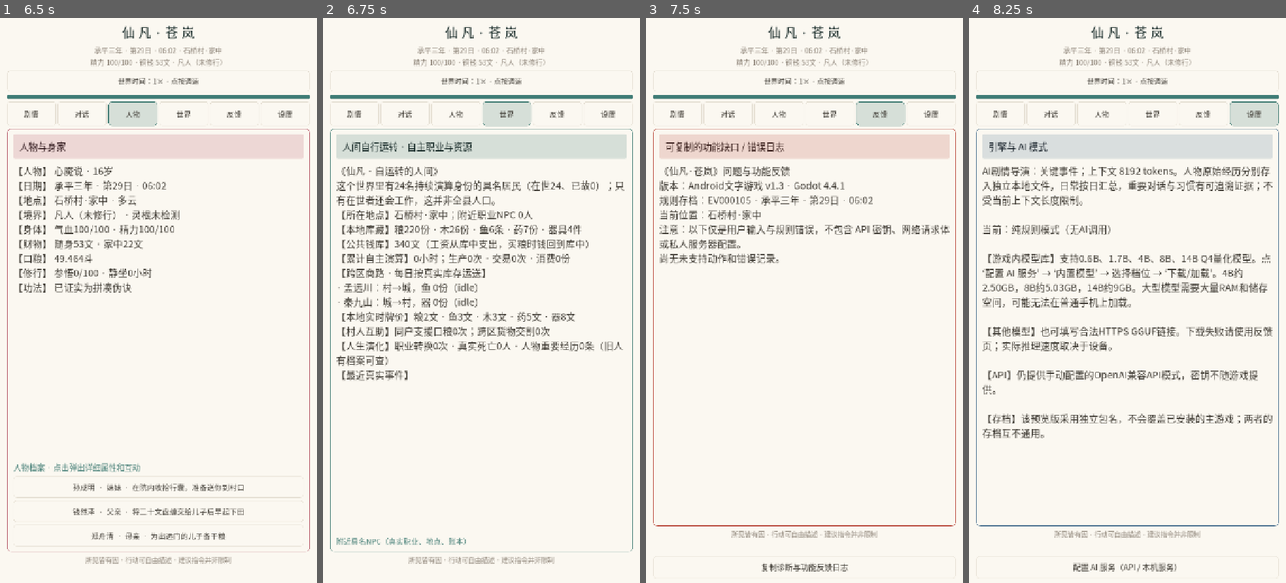
Above: before the commit, frames 1-4 (left to right).
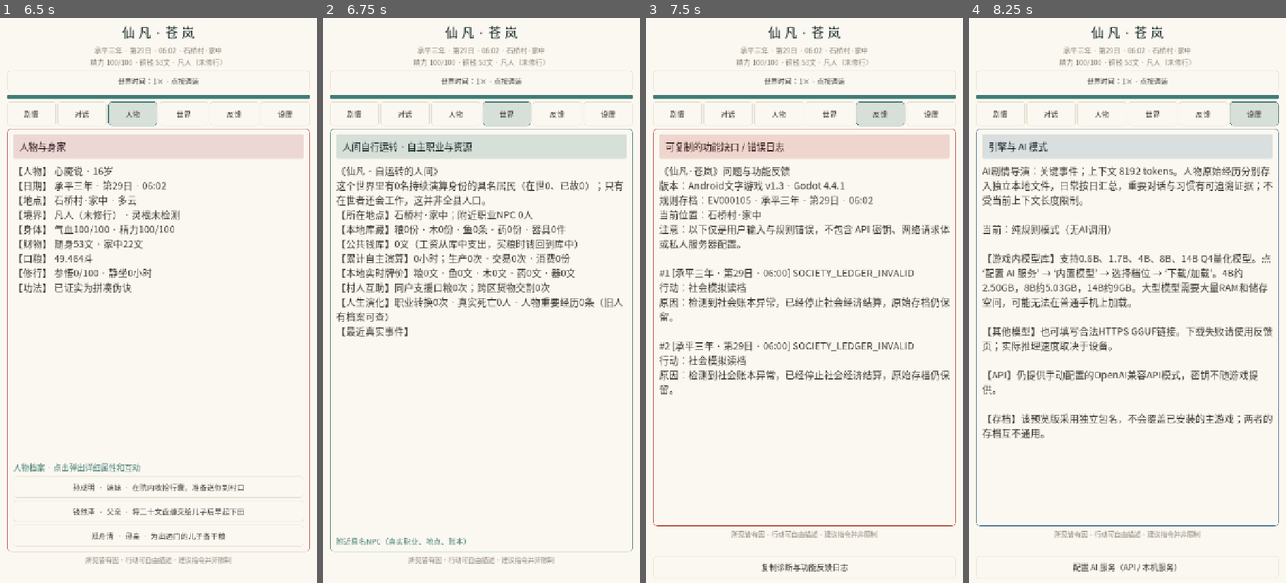
Above: after the commit, the same moments.

Repository: 160701541-cell/xinyanshuo
Game: Godot game, scene res://main.tscn
The game is run twice, just before and just after one commit, with the same random seed, the same clock (stepped at 60 frames per second) and the same inputs.
Inputs (mouse positions are in pixels of both pictures, inside the frame that each line leads up to):
- Up to frame 1 (6.5 s): click (133, 566) at 0.52 s; type "12" at 0.6 s; click "世界时间：1× · 点按调速" at 1.25 s; click "世界时间：5× · 点按调速" at 2 s; click "世界时间：20× · 点按调速" at 2.75 s; click "世界时间：暂停 · 点按调速" at 3.5 s; click "剧情" at 4.25 s; click "对话" at 5 s; click "人物" at 5.75 s
- Up to frame 2 (6.75 s): click "世界" at 6.5 s
- Up to frame 3 (7.5 s): click "反馈" at 7.25 s
- Up to frame 4 (8.25 s): click "设置" at 8 s

Frame 1 is identical in both runs. In frame 2, 7.0% of the frame differs, in the area x 4-96%, y 28-65%; in frame 3, 3.8%; in frame 4, less than 0.1%.
Error after the commit: Parse Error: Cannot infer the type of "given" variable because the value doesn't have a set type. (res://scripts/civic_population.gd:41)

Commit message:
feat(sim): integrate 336 low-frequency named residents into autonomous regional economy and locations

Diff:
--- a/projects/xianfan-living-world/android-text/scripts/society_sim.gd
+++ b/projects/xianfan-living-world/android-text/scripts/society_sim.gd
@@ -353,6 +353,7 @@
         idx+=1
     _prepare_social(society)
     _life_defaults(society)
+    XianfanCivicPopulation.initialize(society,absolute_minute/60)
     return society
 
 static func valid(society: Dictionary) -> bool:
@@ -378,6 +379,7 @@
                 if int(skill)<0: return false
         if int(npc.get("age",0))<0: return false
         if not bool(npc.get("alive",true)) and int(npc["coins"])!=0: return false
+    if not XianfanCivicPopulation.valid(society): return false
     for shipment in society.get("caravans",[]):
         if not shipment is Dictionary: return false
         if int(shipment.get("qty",0))<0: return false
@@ -591,6 +593,7 @@
             pass
     if hour==19: _family_support(society,absolute_hour)
     if hour==20: _daily_lifecycle(society,absolute_hour)
+    if hour==6: XianfanCivicPopulation.advance_daily(society,absolute_hour)
     society["total_steps"]=int(society["total_steps"])+1
     # Keep a rolling 30-day summary; hourly events remain bounded.
     var days: Dictionary=society.get("daily",{})
@@ -617,6 +620,8 @@
     for name in society.get("agents",{}):
         var npc: Dictionary=society["agents"][name]
         if bool(npc.get("alive",true)) and str(npc["place"])==place: result.append(npc.duplicate(true))
+    for npc in XianfanCivicPopulation.nearby(society,place,int(society.get("last_hour",0))):
+        result.append(npc)
     return result
 
 static func report(society: Dictionary, current_place: String) -> String:
@@ -661,6 +666,8 @@
     lines.append("【人生演化】职业转换%d次 · 真实死亡%d人 · 人物重要经历%d条（旧人有档案可查）" % [
         int(society.get("career_changes",0)),int(society.get("deaths",0)),
         society.get("chronicle",[]).size()])
+    if society.has("civic_agents"):
+        lines.append(XianfanCivicPopulation.statistics(society))
     lines.append("【最近真实事件】")
     var events: Array=society.get("events",[])
     for e in events.slice(-6):
